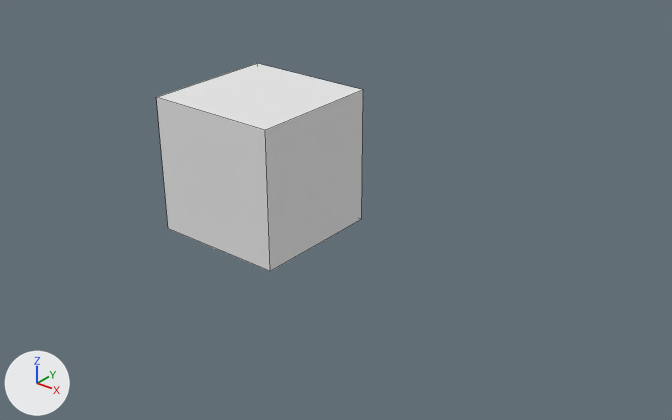
The Blender file resources/moddels/Wall.blend as it was, and as the next commit left it.
Camera for both pictures: a 50 mm camera at (8.43, -8.89, 6.14) aimed at (1.31, 0.01, 0.62). Every picture has the same lights, and +X, +Y and +Z are marked at lower left. Mesh edges are drawn as thin lines.
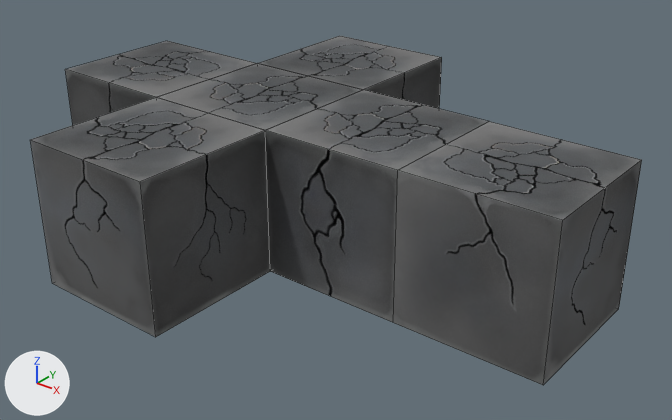
Location of each change, [x1, y1, x2, y2] in pixels of the pictures (672 x 420 px):
'Cube.009', added: after [393, 121, 642, 385]
'Cube.008', added: after [30, 97, 270, 337]
'Cube', recoloured (white to grey): [156, 63, 363, 271] in both
'Cube.005', added: after [265, 90, 489, 322]
'Cube.006', added: after [65, 41, 257, 125]
'Cube.007', added: after [258, 36, 442, 109]

The edits, one by one:
Picture 'DestructWall' (img_destructwall) is new.
Material 'DestructWall' (mat_destructwall) is new.
Its texture is img_destructwall.
me_cube has 8 vertices, 6 faces and spans x -1.0..1.0, y -1.0..1.0, z 0.0..2.0.
me_cube no longer uses material mat_material (white #e7e7e7).
me_cube now uses material mat_destructwall (picture img_destructwall).
Mesh me_cube_013 is new.
It is a box spanning x -1.0..1.0, y -1.0..1.0, z 0.0..2.0.
It uses material mat_destructwall (picture img_destructwall).
Object 'Cube.005' (ob_cube_005) is new; it shows me_cube_013.
Its location is (2.0, 0.0, 0.0).
Object 'Cube.006' (ob_cube_006) is new; it shows a copy of me_cube_013.
Its location is (-2.0, 0.0, 0.0).
Its rotation in degrees is (0, 0, 90).
Object 'Cube.007' (ob_cube_007) is new; it shows a copy of me_cube_013.
Its location is (0.0, 2.0, 0.0).
Its rotation in degrees is (0, 0, 180).
Object 'Cube.008' (ob_cube_008) is new; it shows a copy of me_cube_013.
Its location is (0.0, -2.0, 0.0).
Its rotation in degrees is (0, 0, 180).
Object 'Cube.009' (ob_cube_009) is new; it shows a copy of me_cube_013.
Its location is (4.0, 0.0, 0.0).
Its rotation in degrees is (0, 0, -90).
